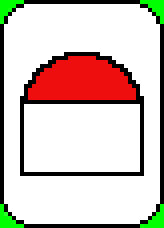
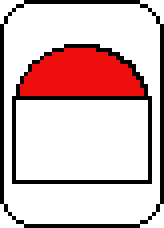
Before/after of a 164×228 layered artwork. What changed in the layer stack:
painted on "Milestone" over [12, 44, 152, 184]
hid "Green screen" over [0, 0, 164, 228]
